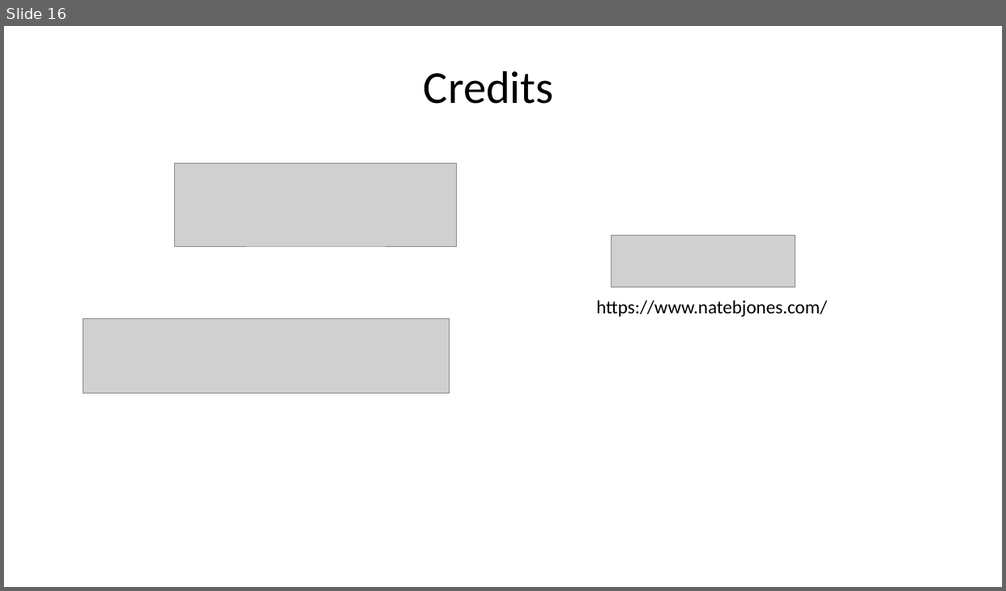
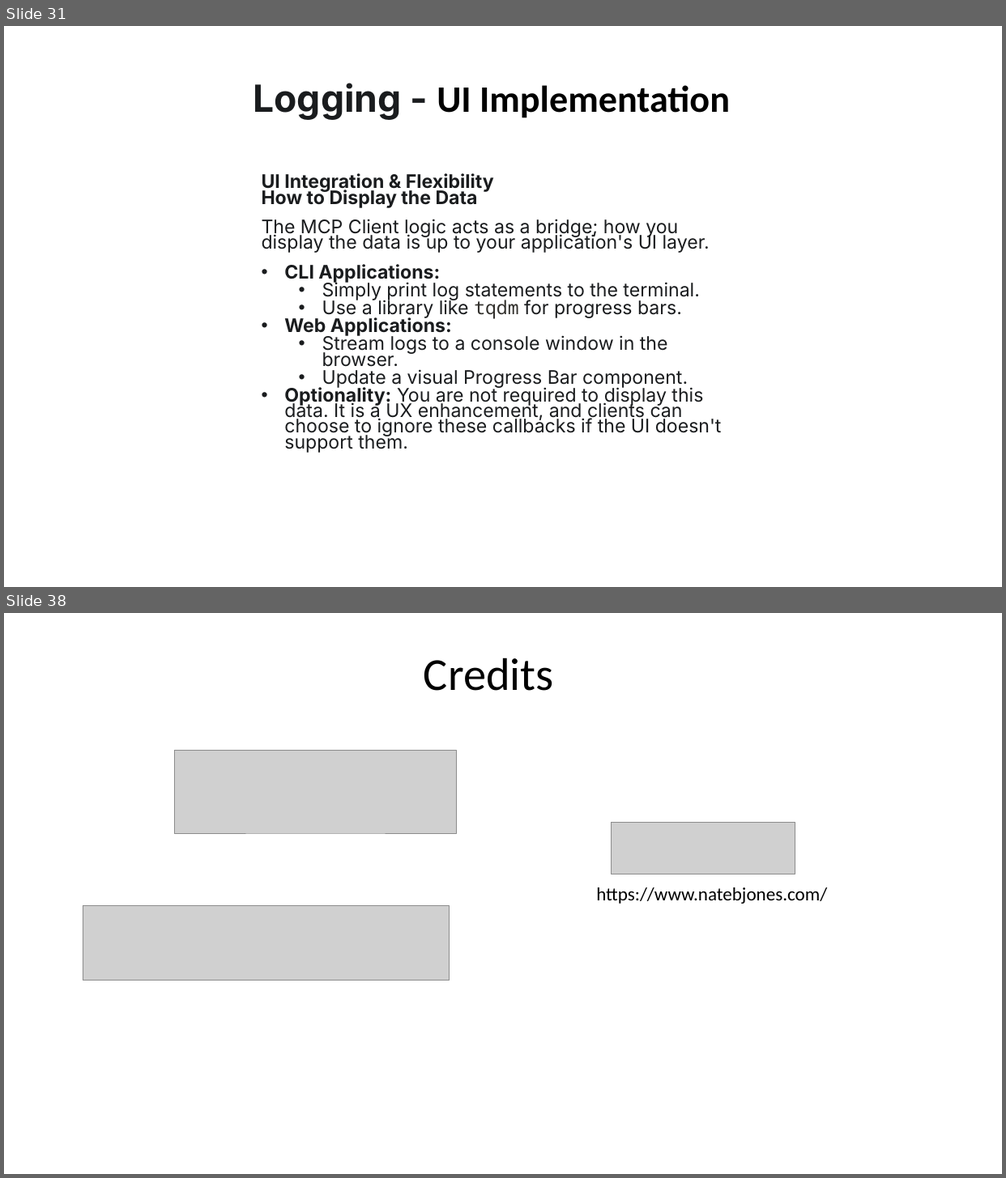
Before and after one commit to tniccum21/LLM_Class, a slide deck: Week10/Week10.pptx. Shown one above the other, each under a label of ours: slide 16 before the commit, slides 31 and 38 after it; the slides between them are not shown. The pictures are 1006x591 and 1006x1178 pixels, drawn with LibreOffice and Linux fonts; fonts in the diff are those of the drawing; grey boxes stand for pictures; background and template pictures are left out. Boxes give left, top, right and bottom in pixels: in the first picture for what was removed or moved away, otherwise in the second. Text is boxed around its words. In the diff, an @@ line names an element or a change of style, - is before the commit and + after.

```diff
--- a/Week10/Week10.pptx
+++ b/Week10/Week10.pptx
@@ slide 31 added at (4,26,1002,587), background picture (left out) @@
@@ text added at (253,83,730,120), 36 pt, text #000000, bold @@
+Logging - UI Implementation
@@ text added at (262,173,722,438), 18 pt, text #1A1C1E @@
+UI Integration & Flexibility
+How to Display the Data
+The MCP Client logic acts as a bridge; how you display the data is up to your application's UI layer.
+• CLI Applications:
+  • Simply print log statements to the terminal.
+  • Use a library like tqdm for progress bars.
+• Web Applications:
+  • Stream logs to a console window in the browser.
+  • Update a visual Progress Bar component.
+• Optionality: You are not required to display this data. It is a UX enhancement, and clients can choose to ignore these callbacks if the UI doesn't support them.
@@ what was slide 16 is now slide 38 @@
```
Also in this commit, not shown: 1 slide changed, 32 other slides added, 11 slides removed, 11 other files.
